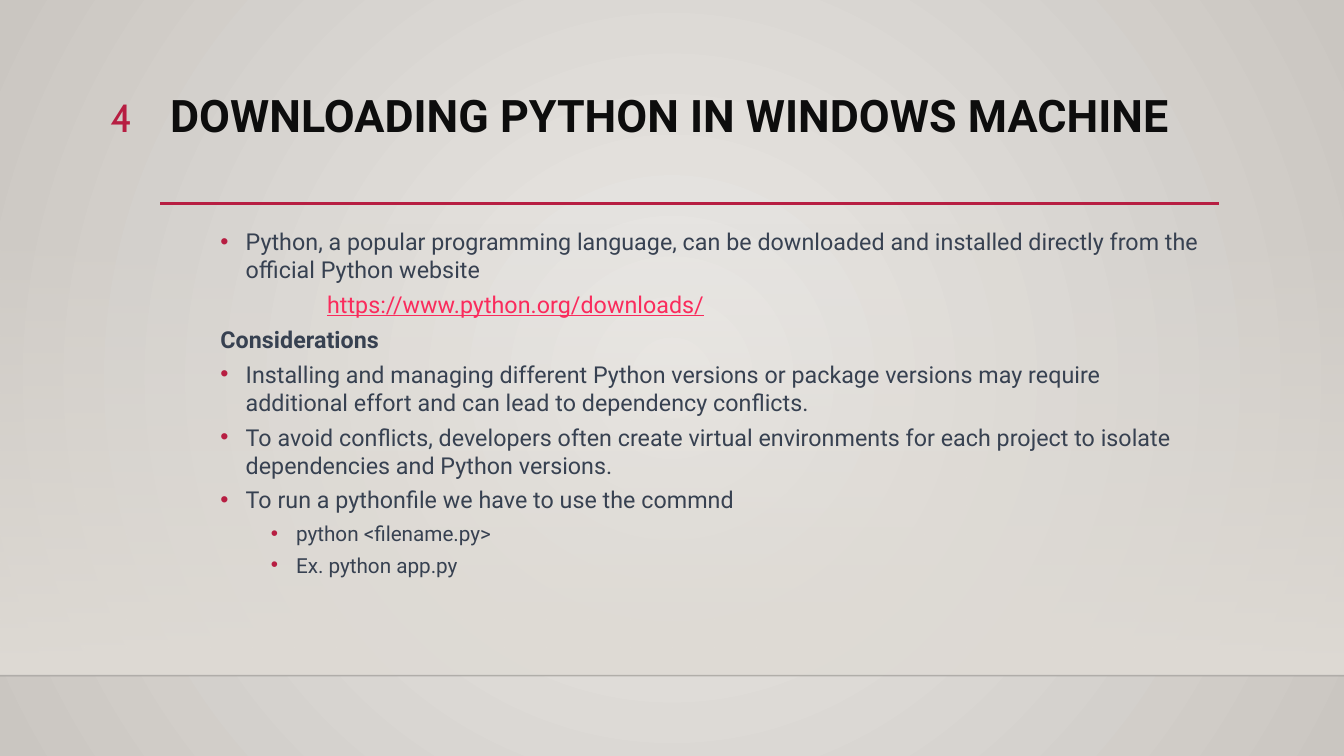
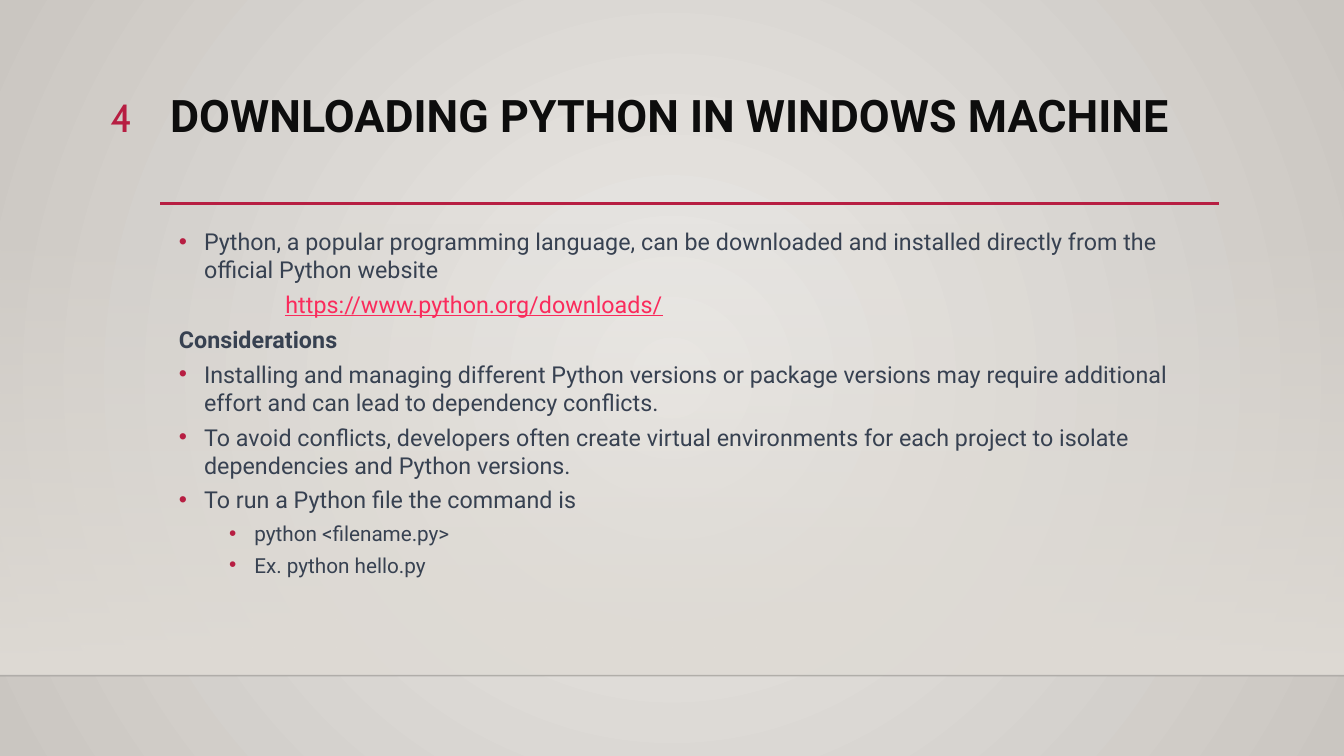
Before and after one commit to ddum-sutd/docker_workshop, a slide deck: slide 4 of Docker_workshop.pptx. Drawn at 1344x756 pixels with LibreOffice and Linux fonts; fonts in the diff are those of the drawing; background and template pictures are left out. Boxes give left, top, right and bottom in pixels: in the first picture for what was removed or moved away, otherwise in the second. Text is boxed around its words. In the diff, an @@ line names an element or a change of style, - is before the commit and + after.

```diff
--- a/Docker_workshop.pptx
+++ b/Docker_workshop.pptx
@@ text "Python, a popular programming language, ...": place and size @@
-text "Python, a popular programming language, ..." at [220,232,1198,578]
+text "Python, a popular programming language, ..." at [179,232,1166,578]
@@ text at [204,490,576,513]: text changed @@
-  • To run a pythonfile we have to use the commnd
+  • To run a Python file the command is
@@ text at [254,557,426,578]: text changed @@
-    • Ex. python app.py
+    • Ex. python hello.py
```
Also in this commit, not shown: 10 other slides changed, 4 other files.
